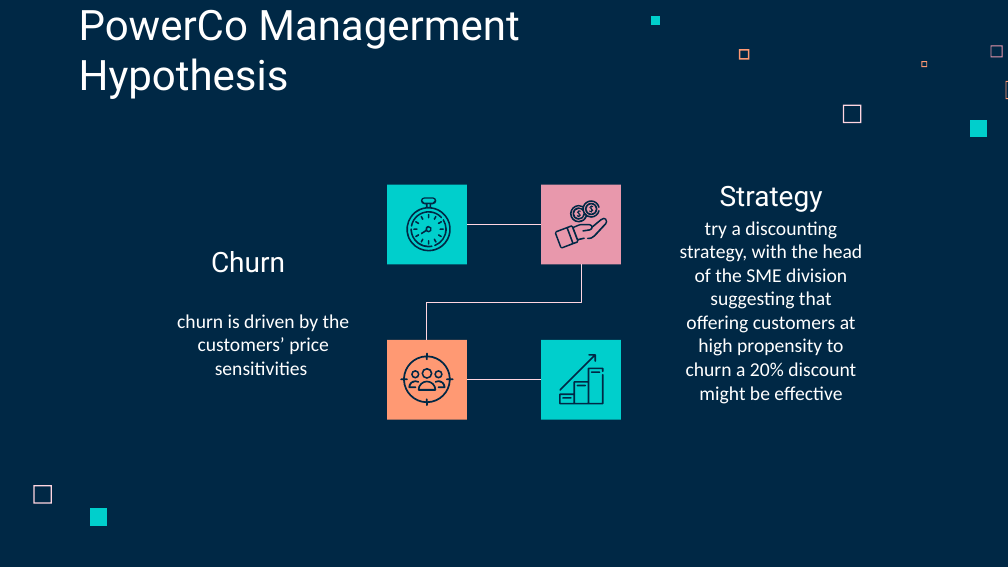
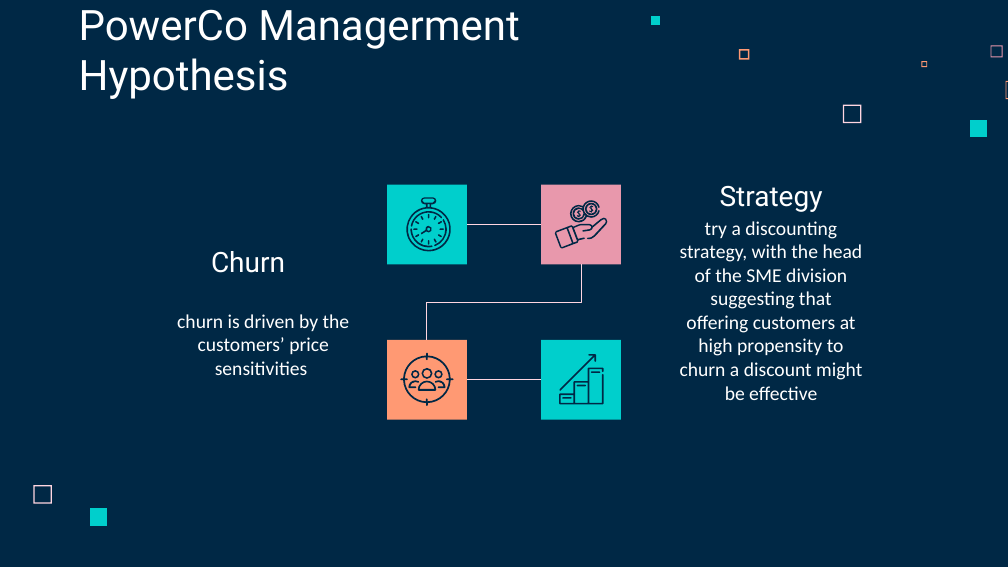
Before and after one commit to jakeye25/datascience, a slide deck: slide 5 of BCG case/Capstone Project Presentation.pptx. Drawn at 1008x567 pixels with LibreOffice and Linux fonts; fonts in the diff are those of the drawing. Boxes give left, top, right and bottom in pixels: in the first picture for what was removed or moved away, otherwise in the second. Text is boxed around its words. In the diff, an @@ line names an element or a change of style, - is before the commit and + after.

```diff
--- a/BCG case/Capstone Project Presentation.pptx
+++ b/BCG case/Capstone Project Presentation.pptx
@@ subtitle at <box>680,221,863,400</box>: text changed @@
-try a discounting strategy, with the head of the SME division suggesting that offering customers at high propensity to churn a 20% discount might be effective
+try a discounting strategy, with the head of the SME division suggesting that offering customers at high propensity to churn a discount might be effective
```
Also in this commit, not shown: 6 other slides changed, 5 slides added, 1 slide removed.
